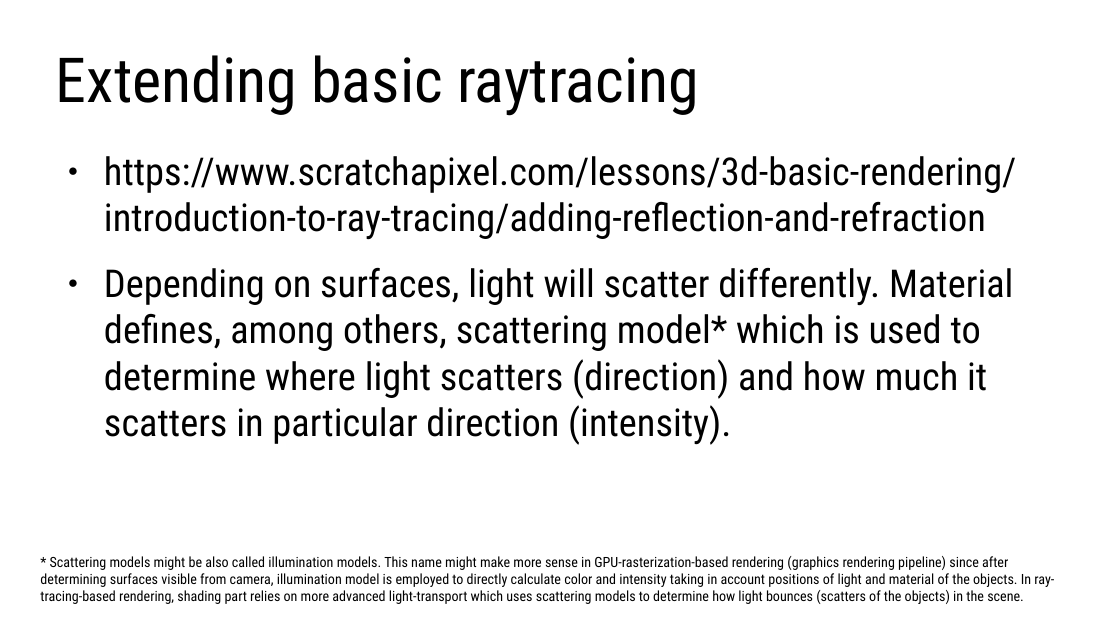
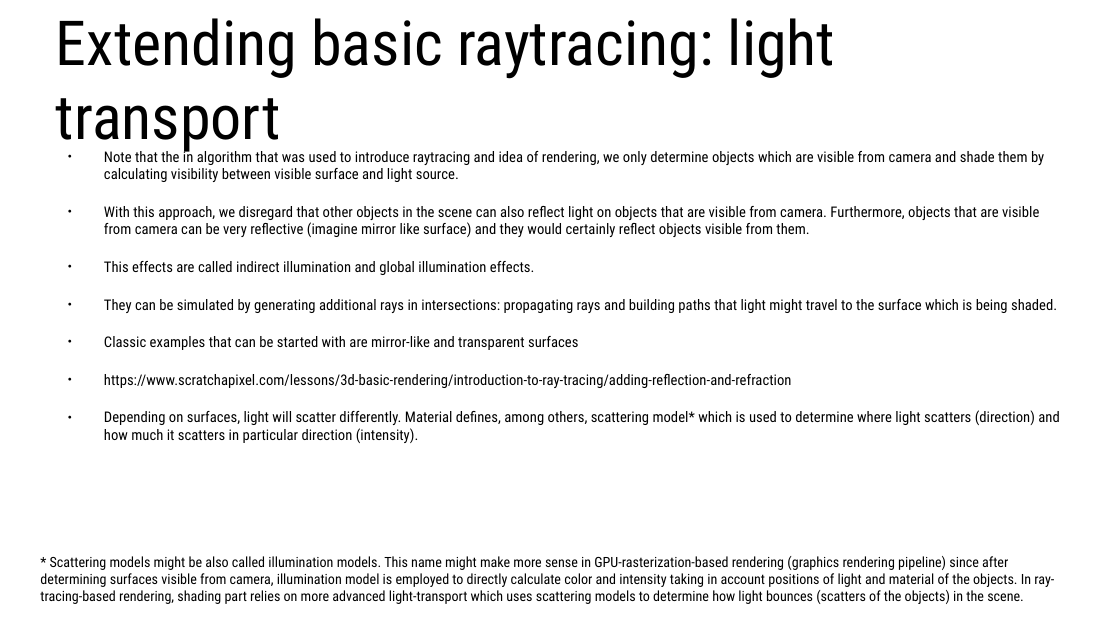
Before and after one commit to lorentzo/IntroductionToComputerGraphics, a slide deck: slide 21 of lectures/foundations_rendering/foundations_rendering.odp. Drawn at 1120x630 pixels with LibreOffice and Linux fonts; fonts in the diff are those of the drawing. Boxes give left, top, right and bottom in pixels: in the first picture for what was removed or moved away, otherwise in the second. Text is boxed around its words. In the diff, an @@ line names an element or a change of style, - is before the commit and + after.

Commit message:
rendering fundamentals

```diff
--- a/lectures/foundations_rendering/foundations_rendering.odp
+++ b/lectures/foundations_rendering/foundations_rendering.odp
@@ title at box(56, 18, 835, 155): text changed @@
-Extending basic raytracing
+Extending basic raytracing: light transport
@@ text at box(104, 148, 1057, 350): paragraphs added @@
+● Note that the in algorithm that was used to introduce raytracing and idea of rendering, we only determine objects which are visible from camera and shade them by calculating visibility between visible surface and light source.
+● With this approach, we disregard that other objects in the scene can also reflect light on objects that are visible from camera. Furthermore, objects that are visible from camera can be very reflective (imagine mirror like surface) and they would certainly reflect objects visible from them.
+● This effects are called indirect illumination and global illumination effects.
+● They can be simulated by generating additional rays in intersections: propagating rays and building paths that light might travel to the surface which is being shaded.
+● Classic examples that can be started with are mirror-like and transparent surfaces
@@ text at box(104, 374, 1059, 443): size 27.2 to 10.4 pt in "https://www.scratchapixel.com/lessons/3d-basic-rendering/int ...", "Depending on surfaces, light will scatter differently. ..." @@
```
Also in this commit, not shown: 3 other files.
